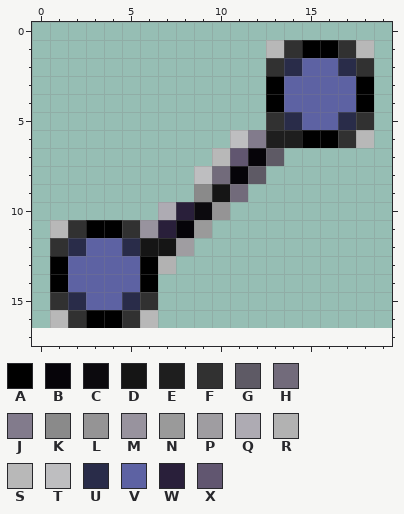
Edited in one commit: pixel-art sprite (trunk/VUE2/src/tufts/vue/images/link_straight.gif). Above, as it was before the edit.
The file is 20x17 pixels. Colours within 5 levels of each other are drawn and written as one. The old version is drawn lined up with the new one, on the new canvas.
Palette (. is transparent): A #000000  B #060409  C #0c0a0e  D #151515  E #1e1e1e  F #313131  G #5e5a65  H #726b7b  J #827b8c  K #8a8a8a  L #959495  M #98939e  N #9a9a9a  P #9f9da1  Q #aeabb3  R #b2b2b2  S #b8b8b8  T #bebec0  U #292c49  V #5d62a3  W #291f3a  X #615670
Pixels before, first column x 1:
 1 ............SFAAFS
 2 ............FUVVUF
 3 ............AVVVVA
 4 ............AVVVVA
 5 ............FUVVUF
 6 ..........TJEEAAFS
 7 .........SXBG.....
 8 ........THBG......
 9 ........KDH.......
10 ......QWCL........
11 SFAAFMWBN.........
12 FUVVUDDP..........
13 AVVVVAR...........
14 AVVVVA............
15 FUVVUF............
16 SFAAFS............
The result:
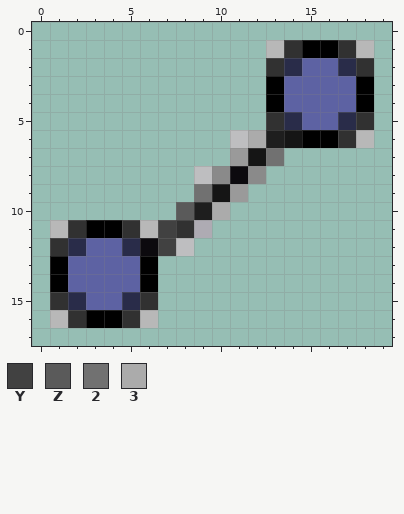
Colours new in this view: Y #414141  Z #5a5a5a  2 #717171  3 #ababab
Changes in this commit:
canvas 20x17 -> 20x18
Colour G becomes colour 2 in row 7 at x 13.
Colour K becomes colour 2 in row 9 at x 9.
Colour J becomes colour 3 in row 6 at x 12.
Colour L becomes colour 3 in row 10 at x 10.
Colour B becomes colour C in row 8 at x 11.
Colour D becomes colour C in row 12 at x 6.
Colour B becomes colour D in row 7 at x 12.
Colour E becomes colour D in row 6 at x 14.
Colour C becomes colour E in row 10 at x 9.
Colour B becomes colour F in row 11 at x 8.
Colour G becomes colour K in row 8 at x 12.
Colour H becomes colour K in row 8 at x 10.
Colour H becomes colour N in row 9 at x 11.
Colour X becomes colour N in row 7 at x 11.
Colour N becomes colour Q in row 11 at x 9.
Colour M becomes colour S in row 11 at x 6.
Colour P becomes colour T in row 12 at x 8.
Colour D becomes colour Y in row 12 at x 7.
Colour W becomes colour Y in row 11 at x 7.
Colour W becomes colour Z in row 10 at x 8.
The edit erases colour Q in row 10 at x 7.
The edit erases colour R in row 13 at x 7.
The edit erases colour S in row 7 at x 10.
Changed places in both pictures, as pixel boxes (x1, y1, x2, y2):
changed: (140, 130, 302, 274)
